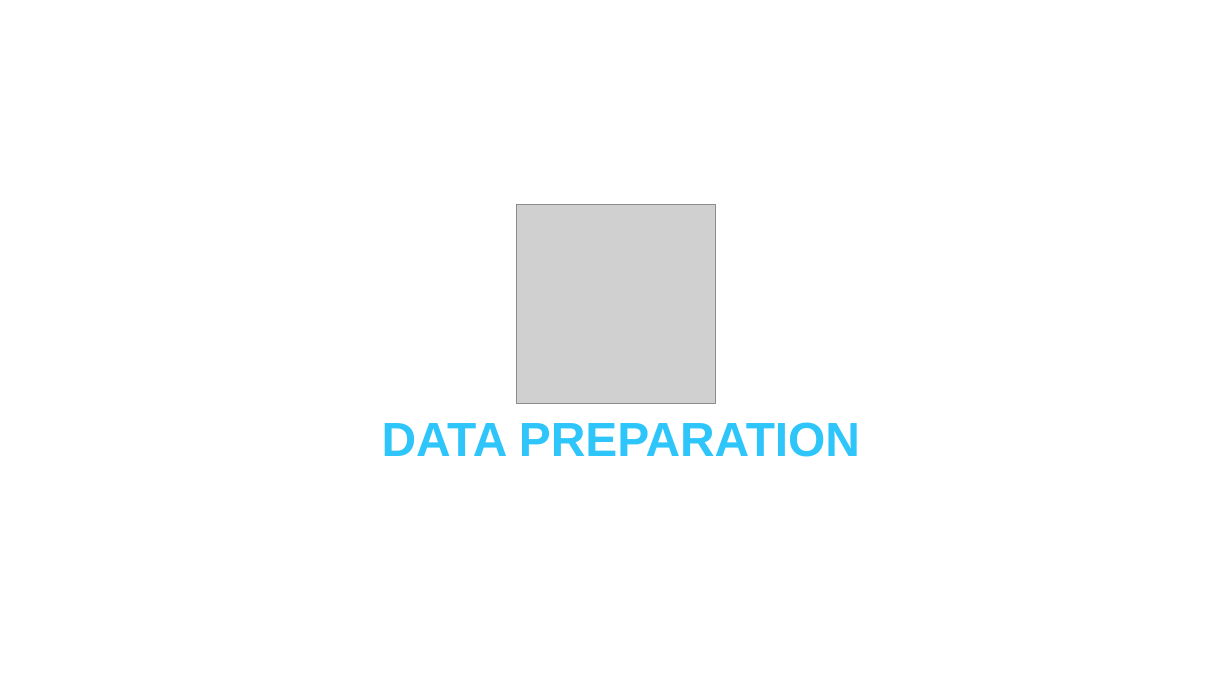
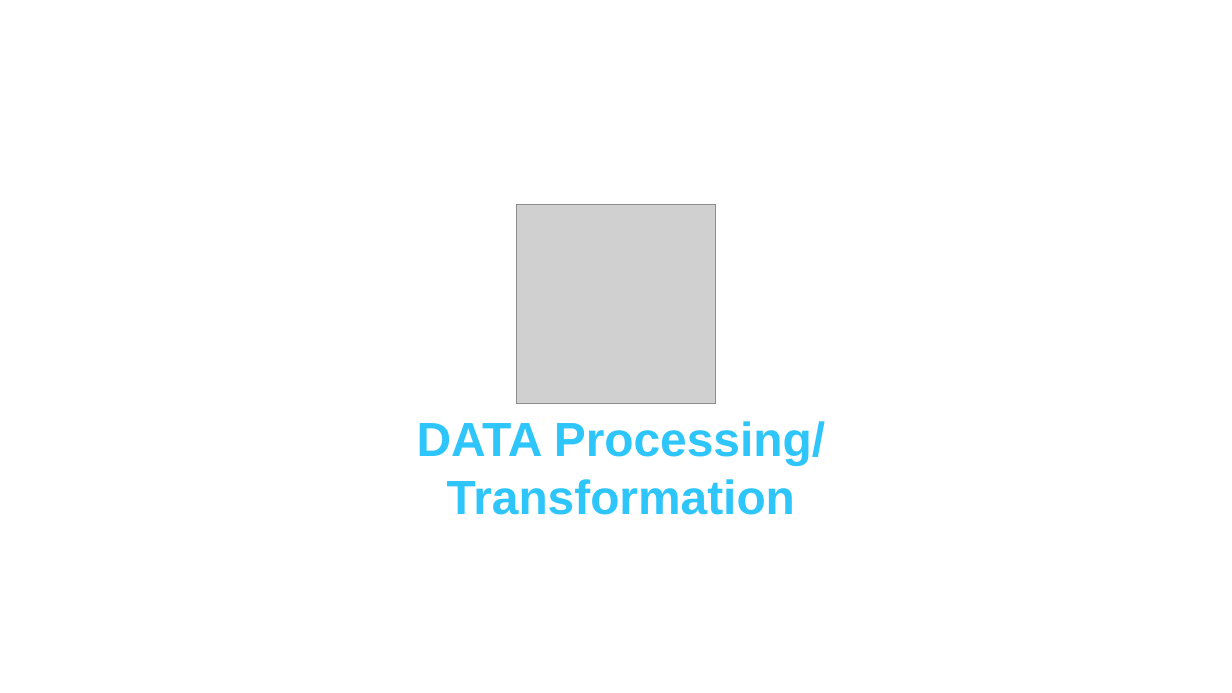
Before and after one commit to raafat-hantoush/IH_RH_DA_FT_AUG_2021, a slide deck: slide 1 of Class Materials/Data_PreProcessing/Presentation_Data_Preprocessing_Preparation.pptx. Drawn at 1232x693 pixels with LibreOffice and Linux fonts; fonts in the diff are those of the drawing; grey boxes stand for pictures. Boxes give left, top, right and bottom in pixels: in the first picture for what was removed or moved away, otherwise in the second. Text is boxed around its words. In the diff, an @@ line names an element or a change of style, - is before the commit and + after.

```diff
--- a/Class Materials/Data_PreProcessing/Presentation_Data_Preprocessing_Preparation.pptx
+++ b/Class Materials/Data_PreProcessing/Presentation_Data_Preprocessing_Preparation.pptx
@@ text at (417, 421, 825, 515): text changed @@
-DATA PREPARATION
+DATA Processing/ Transformation
```
Also in this commit, not shown: 1 other file.
